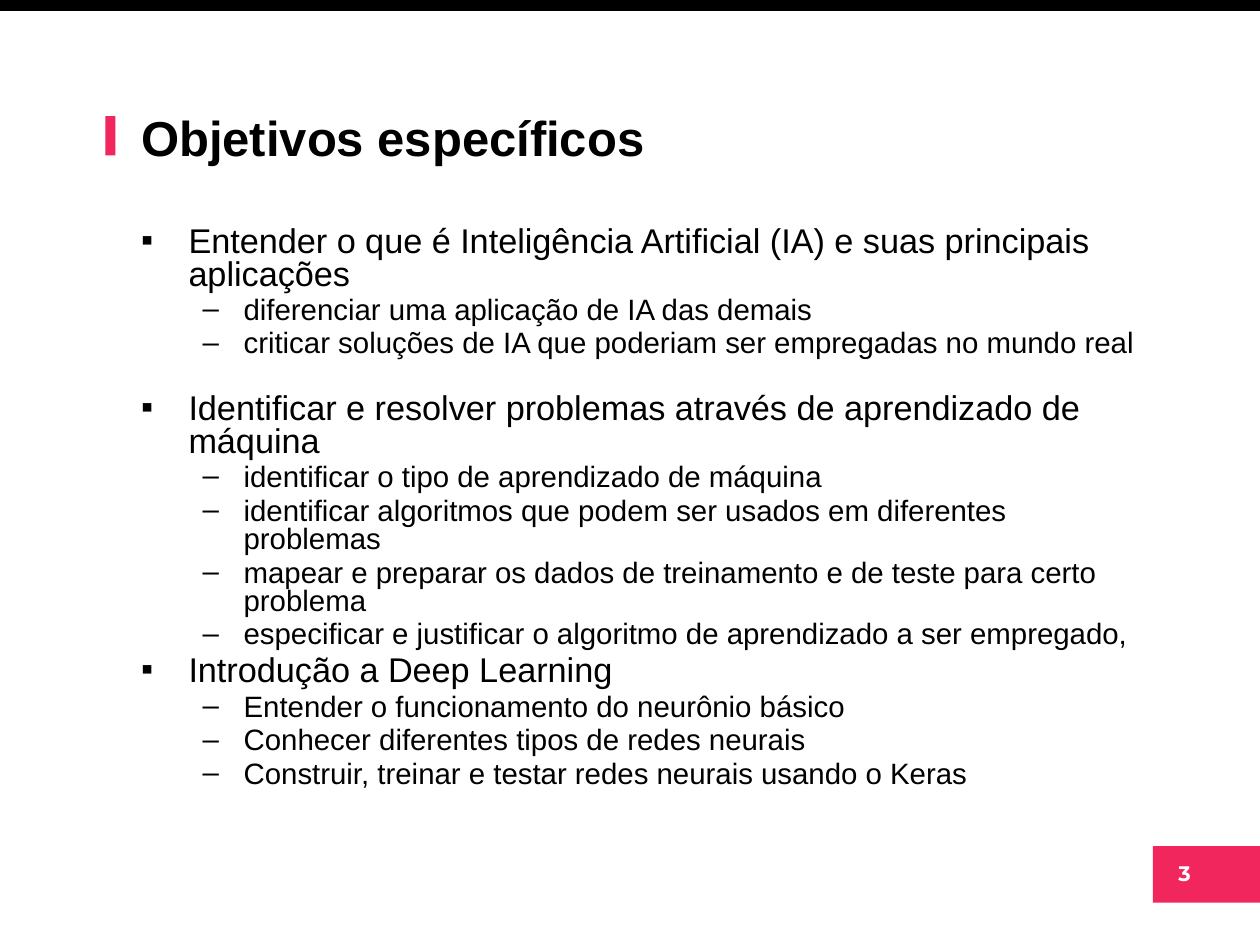
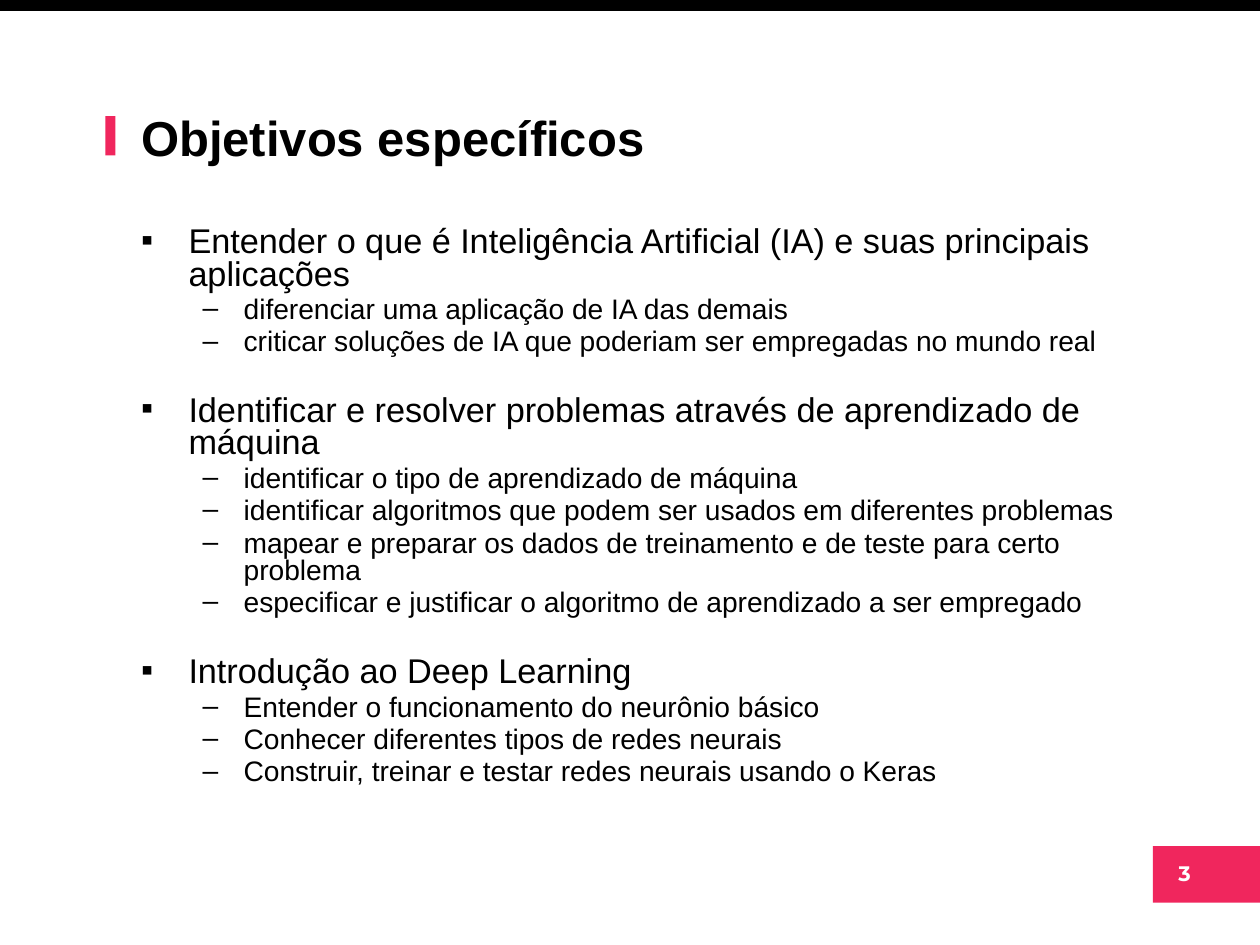
Before and after one commit to arnaldojr/ml, a slide deck: slide 3 of material/aulas/lab01/IntroIA.pptx. Drawn at 1260x945 pixels with LibreOffice and Linux fonts; fonts in the diff are those of the drawing; background and template pictures are left out. Boxes give left, top, right and bottom in pixels: in the first picture for what was removed or moved away, otherwise in the second. Text is boxed around its words. In the diff, an @@ line names an element or a change of style, - is before the commit and + after.

Commit message:
update introdução

```diff
--- a/material/aulas/lab01/IntroIA.pptx
+++ b/material/aulas/lab01/IntroIA.pptx
@@ text at (244, 298, 1113, 785): size 16.8 to 16.1 pt in "diferenciar uma aplicação de IA das demais", "criticar soluções de IA que poderiam ser ...", "identificar o tipo de aprendizado de máquina", "identificar algoritmos que podem ser usados em ..." and 4 more places @@
@@ text at (189, 591, 1081, 690): text changed; size 16.8 to 16.1 pt @@
-  – especificar e justificar o algoritmo de aprendizado a ser empregado,
-▪ Introdução a Deep Learning
+  – especificar e justificar o algoritmo de aprendizado a ser empregado
+▪ Introdução ao Deep Learning
```
Also in this commit, not shown: 5 other slides changed, 8 slides added, 9 slides removed.
